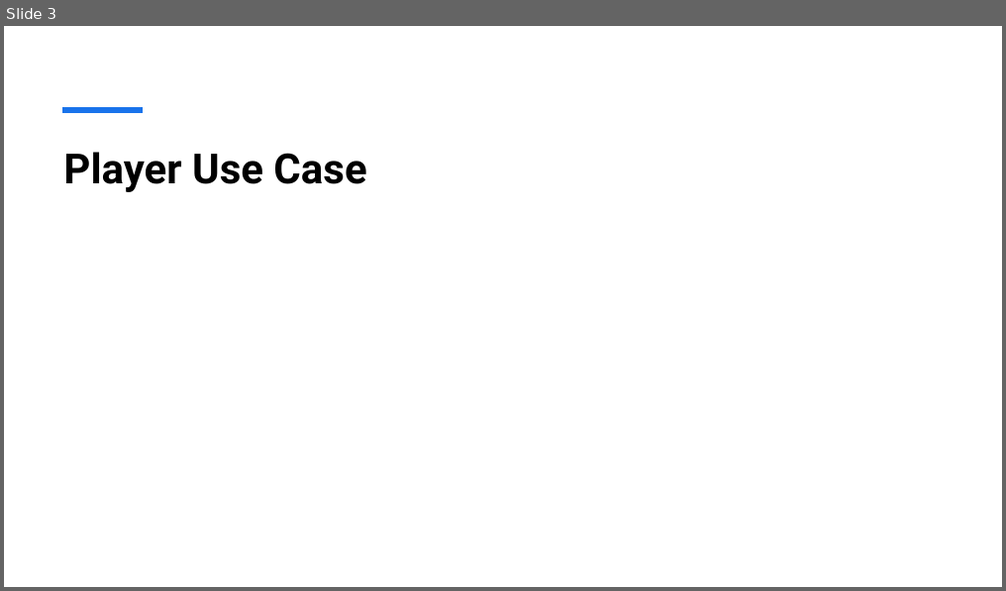
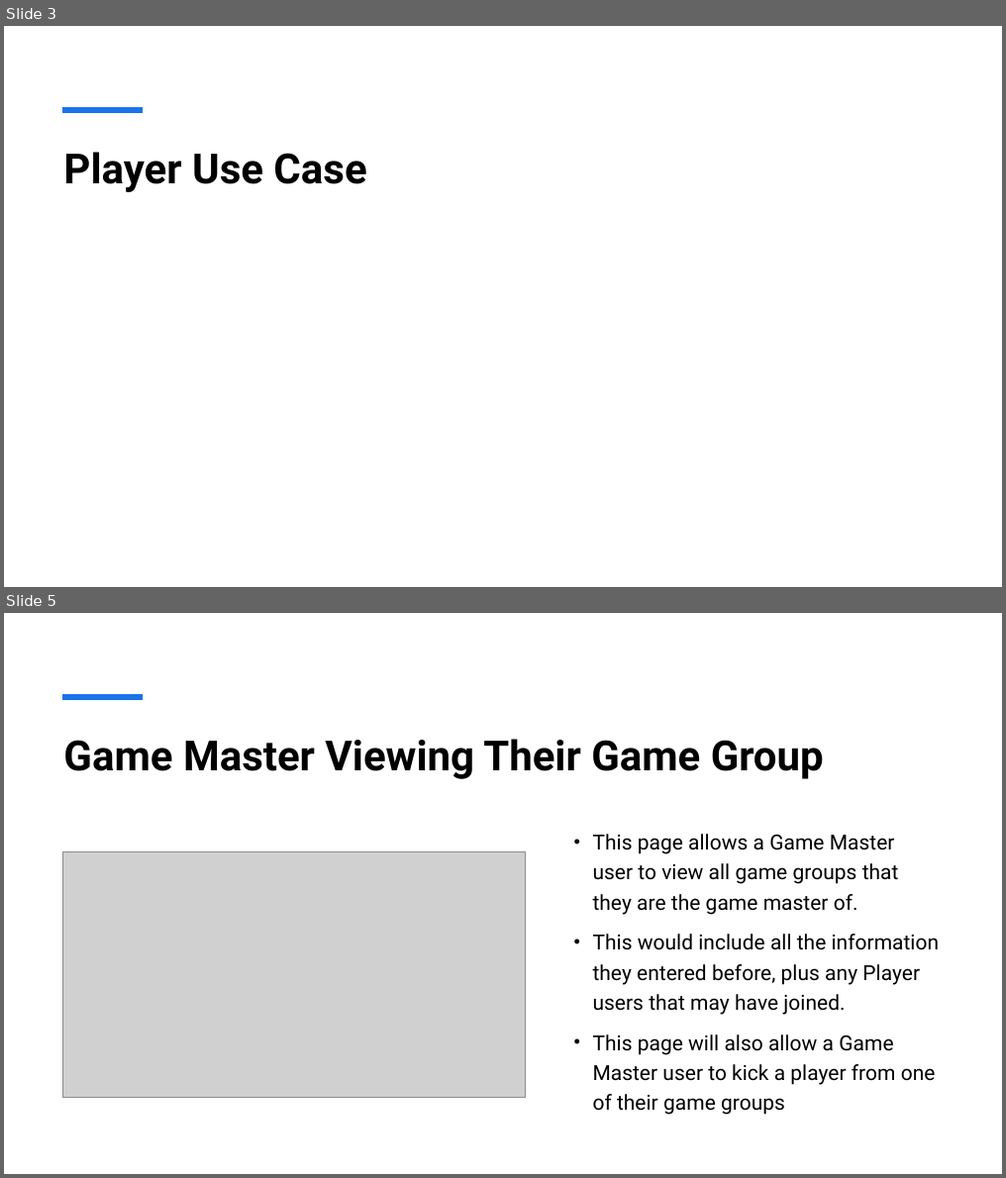
Before and after one commit to Legobman/su25-team10, a slide deck: D&D Group Finder.pptx. Shown one above the other, each under a label of ours: slide 3 before the commit, slides 3 and 5 after it; the slides between them are not shown. The pictures are 1006x591 and 1006x1178 pixels, drawn with LibreOffice and Linux fonts; fonts in the diff are those of the drawing; grey boxes stand for pictures. Boxes give left, top, right and bottom in pixels: in the first picture for what was removed or moved away, otherwise in the second. Text is boxed around its words. In the diff, an @@ line names an element or a change of style, - is before the commit and + after.

```diff
--- a/D&D Group Finder.pptx
+++ b/D&D Group Finder.pptx
@@ slide 5 added at (4,613,1002,1174), background #FFFFFF @@
@@ line added from (62, 697) to (143, 697), #1973EB 6 pt @@
@@ title added at (63,739,824,779), 40 pt, text #000000, bold @@
+Game Master Viewing Their Game Group
@@ text added at (593,834,940,1115), 20 pt, text #000000 @@
+• This page allows a Game Master user to view all game groups that they are the game master of.
+• This would include all the information they entered before, plus any Player users that may have joined.
+• This page will also allow a Game Master user to kick a player from one of their game groups
@@ picture added at (62,852,525,1098) @@
```
Also in this commit, not shown: 1 other slide added, 2 slides removed, 1 other file.
